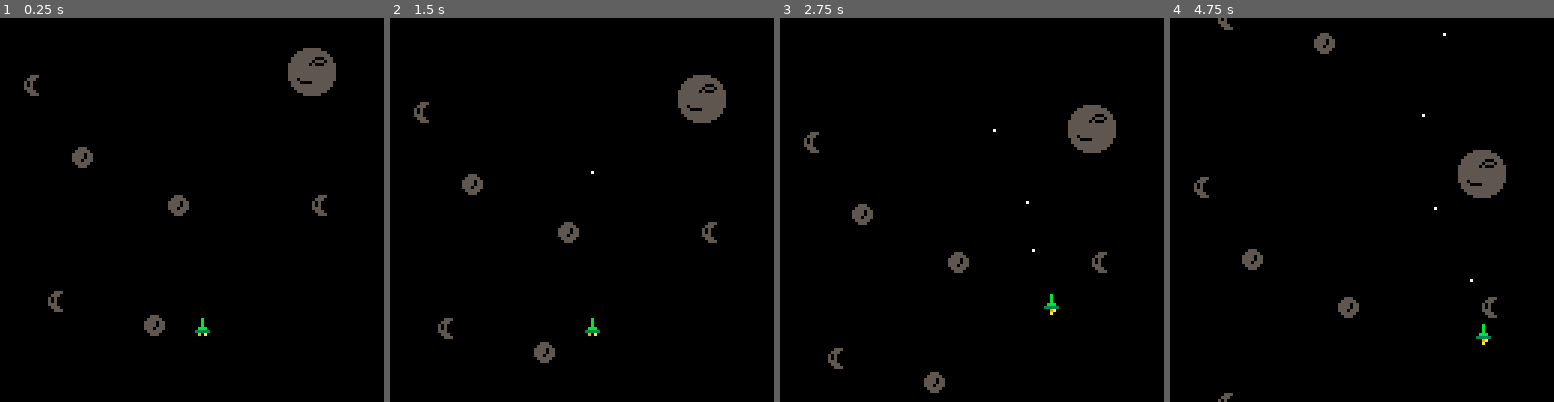
Above: before the commit, frames 1-4 (left to right).
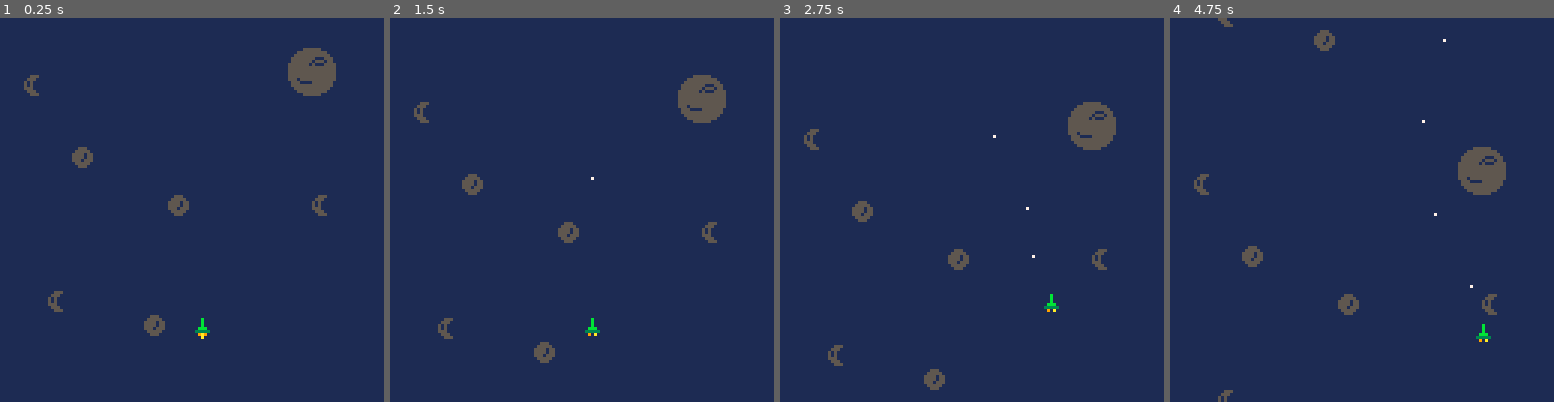
Above: after the commit, the same moments.

Repository: simonwhitaker/pico-8
Game: PICO-8 cartridge carts/rocket.p8
Two runs of this game, one before a commit and one after it. Both use one fixed random seed, a clock stepped at 60 frames per second and the inputs below.
Inputs:
- Up to frame 1 (0.25 s): no input
- Up to frame 2 (1.5 s): tap O (Z key) at 0.7 s
- Up to frame 3 (2.75 s): hold Right 1.6-2.1 s; tap O (Z key) at 1.7, 2.1, 2.5 s; hold Up 2.15-2.42 s; hold Right from 2.47 s (still down)
- Up to frame 4 (4.75 s): tap O (Z key) every 0.4 s from 2.9 to 4.5 s; release Right at 3.03 s; hold Left 3.08-3.58 s; hold Down 3.63-3.97 s; hold Right 4.02-4.68 s; hold Up from 4.73 s (still down)

The runs differ from the first frame. In frame 1, 98% of the frame differs, in the area x 0-100%, y 0-100%; in frame 2, 98%; in frame 3, 98%; in frame 4, 98%.

Commit message:
Refactor

Diff:
--- a/carts/rocket.p8
+++ b/carts/rocket.p8
@@ -3,10 +3,10 @@
 __lua__
 -- rocket shooter
 -- by s1mn
+
 -- variables
-tick=1
-ticks_per_ship_frame=3
-ticks_per_bg_frame=4
+ship_tick = 1
+bg_tick = 1
 ship_sprite=1
 x=64
 y=100
@@ -20,6 +20,17 @@
 ymin=80
 ymax=120
 shot_speed=2
+ship_tick_max = 3
+bg_tick_max = 4
+
+-- offsets in pixels from the
+-- origin of the ship sprite
+-- to the pixel immediately in
+-- front of its nose (i.e.
+-- the point shots will appear
+-- when first fired)
+fire_offset_x = 3
+fire_offset_y = -1
 
 function fire(_x, _y)
   -- add x, y to shots, first
@@ -27,74 +38,112 @@
   -- offset from x, y of ship
   -- sprite to x, y of nose of
   -- ship
-  add(shots, {_x+3,_y-1})
+  local x = _x + fire_offset_x
+  local y = _y + fire_offset_y
+  shot = {x=x, y=y}
+  add(shots, shot)
+
+  -- pew!
   sfx(0)
 end
 
-function _update()
-  tick+=1
-  if tick%ticks_per_ship_frame==0 then
-    ship_sprite+=1
-    if ship_sprite>4 then ship_sprite=1 end
-  end
-  if tick%ticks_per_bg_frame==0 then
-    bg_offset+=1
-    if bg_offset>127 then bg_offset=0 end
-  end
-
+function animate()
+  -- animate ship
+  ship_tick += 1
+  if ship_tick > ship_tick_max then
+    ship_tick = 1
+    ship_sprite += 1
+    if ship_sprite > 4 then
+      ship_sprite = 1
+    end
+  end
+
+  -- animate background
+  bg_tick += 1
+  if bg_tick > bg_tick_max then
+    bg_tick = 1
+    bg_offset += 1
+    if bg_offset > 127 then
+      bg_offset = 0
+    end
+  end
+
+  -- animate shots
+  for shot in all(shots) do
+    -- move the shot one pixel
+    -- up the screen
+    shot.y -= shot_speed
+    -- if the shot is now off
+    -- the screen, delete it
+    -- from the list of shots
+    if shot.y < 1 then
+      del(shots, shot)
+    end
+  end
+end
+
+function decr(val, step, limit)
+  result = val - step
+  if result < limit then
+    return limit
+  end
+  return result
+end
+
+function incr(val, step, limit)
+  result = val + step
+  if result > limit then
+    return limit
+  end
+  return result
+end
+
+function handle_keys()
   -- left
   if btn(0) then
-    x-=speed
-    if x<xmin then x=xmin end
+    x = decr(x, speed, xmin)
   end
 
   -- right
   if btn(1) then
-    x+=speed
-    if x>xmax then x=xmax end
+    x = incr(x, speed, xmax)
   end
 
   -- up
   if btn(2) then
-    y-=speed
-    if y<ymin then y = ymin end
+    y = decr(y, speed, ymin)
   end
 
   -- down
   if btn(3) then
-    y+=speed
-    if y>ymax then y = ymax end
+    y = incr(y, speed, ymax)
   end
 
   -- fire
   if btnp(4) then
     fire(x, y)
   end
-
-  -- move existing shots
-  for shot in all(shots) do
-    shot[2]-=shot_speed
-    if shot[2]<1 then
-      del(shots,shot)
-    end
-  end
-end
+end
+
+function _update()
+  animate()
+  handle_keys()
+  end
 
 
 function _draw()
-  cls()
+  rectfill(0, 0, 127, 127, 1)
+
   -- draw background
-  map(0,0,0,bg_offset)
-  map(0,0,0,bg_offset-128)
+  map(0, 0, 0, bg_offset)
+  map(0, 0, 0, bg_offset-128)
 
   -- draw ship
-  spr(ship_sprite,x,y)
+  spr(ship_sprite, x, y)
 
   -- draw shots
   for shot in all(shots) do
-    _x=shot[1]
-    _y=shot[2]
-    pset(_x,_y,7)
+    pset(shot.x, shot.y, 7)
   end
 end
 
